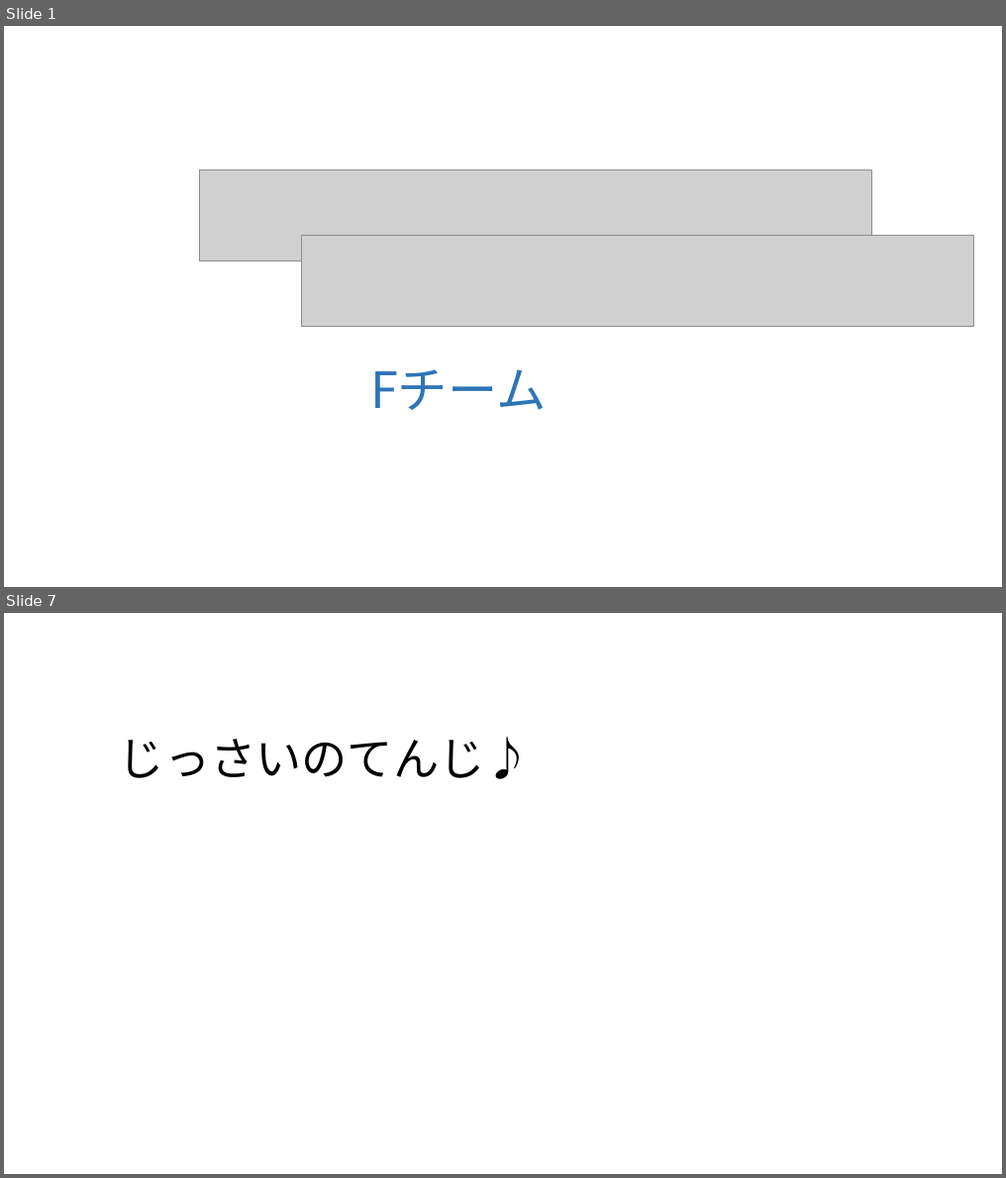
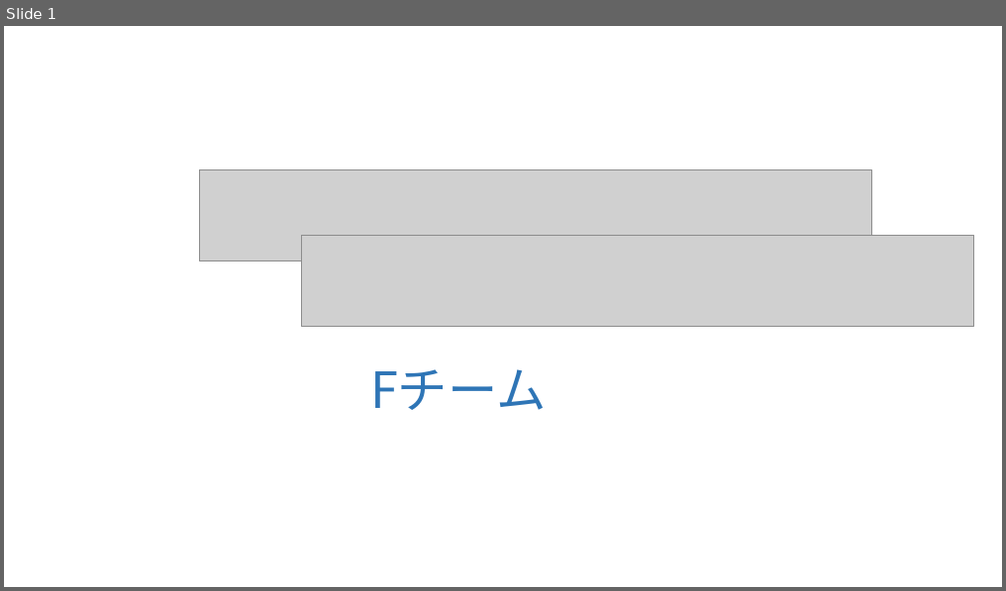
Before and after one commit to alto1412/Yokoari1207, a slide deck: よこありくんのプレゼン.pptx. Shown one above the other, each under a label of ours: slides 1 and 7 before the commit, slide 1 after it; the slides between them are not shown. The pictures are 1006x1178 and 1006x591 pixels, drawn with LibreOffice and Linux fonts; fonts in the diff are those of the drawing; grey boxes stand for pictures; background and template pictures are left out. Boxes give left, top, right and bottom in pixels: in the first picture for what was removed or moved away, otherwise in the second. Text is boxed around its words. In the diff, an @@ line names an element or a change of style, - is before the commit and + after.

```diff
--- a/よこありくんのプレゼン.pptx
+++ b/よこありくんのプレゼン.pptx
@@ slide 7 removed at (4, 613, 1002, 1174), background picture (left out) @@
@@ rectangle removed at (23, 627, 992, 1135) @@
@@ title removed at (119, 737, 531, 779) @@
-じっさいのてんじ♪
```
Also in this commit, not shown: 7 slides changed, 1 slide added.
